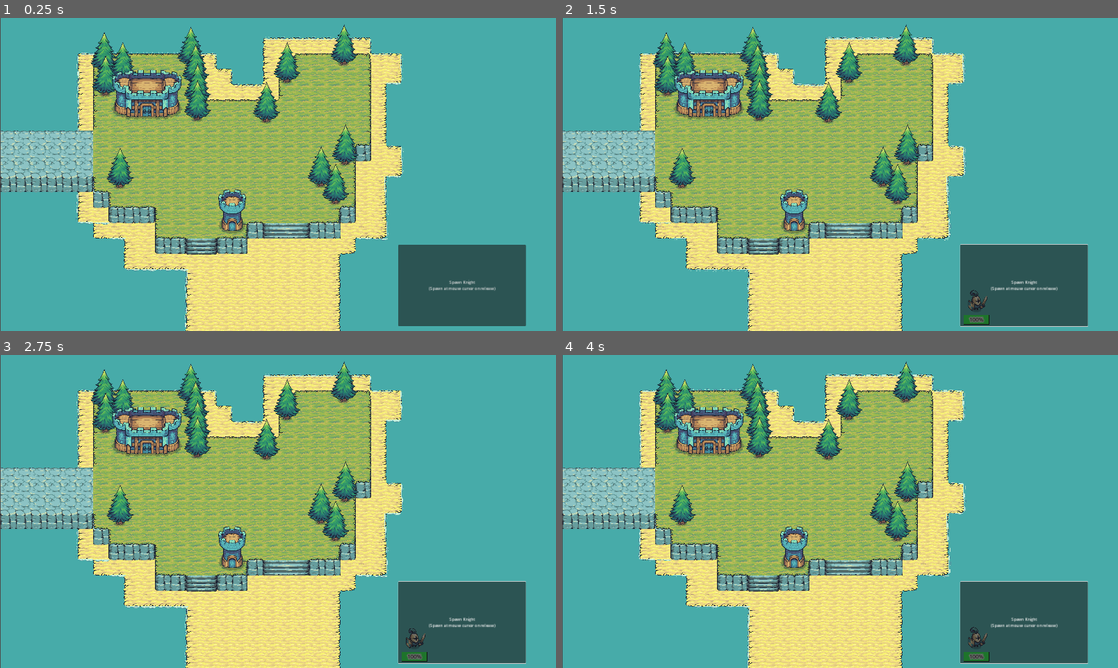
Above: before the commit, frames 1-4 (two rows, left to right).
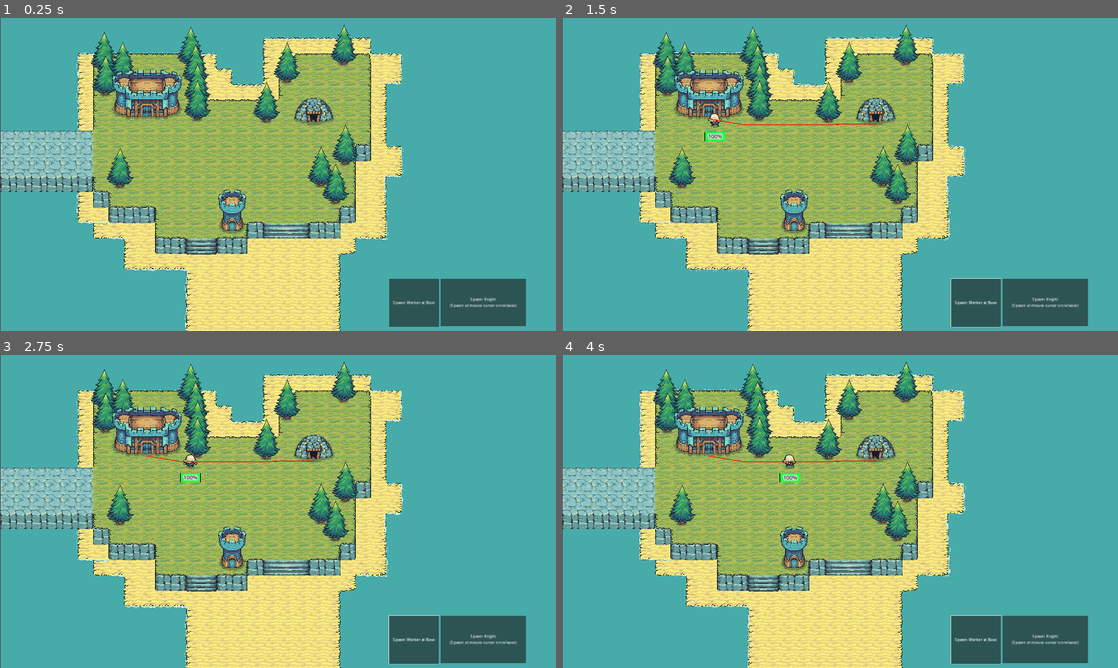
Above: after the commit, the same moments.

Repository: fghwer/Tinyswords
Game: Godot game, scene res://nav_goblin_testscene.tscn
Two runs of this game, one before a commit and one after it. Both use one fixed random seed, a clock stepped at 60 frames per second and the inputs below. This scene is started directly instead of the project's main scene.
Inputs (mouse positions are in pixels of both pictures, inside the frame that each line leads up to):
- Up to frame 1 (0.25 s): no input
- Up to frame 2 (1.5 s): click (973, 302) at 0.5 s, where only the run after the commit has a clickable "Spawn Worker at Base"; move the mouse to (962, 158) at 1.27 s; hold Right (ui_right) from 1.28 s (still down)
- Up to frame 3 (2.75 s): move the mouse to (166, 527) at 2.02 s; release Right (ui_right) at 2.03 s; hold Left (ui_left) from 2.03 s (still down)
- Up to frame 4 (4 s): move the mouse to (895, 442) at 2.77 s; release Left (ui_left) at 2.78 s; hold Right (ui_right) from 2.78 s (still down); move the mouse to (812, 574) at 3.52 s

The runs differ from the first frame. In frame 1, 3.6% of the frame differs, in the area x 52-95%, y 25-99%; in frame 2, 4.2%; in frame 3, 4.2%, in the area x 26-95%, y 25-99%; in frame 4, 4.2%.

Commit message:
destructable base + worker + goldmine

Diff:
--- a/base_castle.tscn
+++ b/base_castle.tscn
@@ -192,9 +192,8 @@
 color_initial_ramp = SubResource("GradientTexture1D_8sgm8")
 
 [node name="BaseCastle" type="StaticBody2D"]
-z_index = 5
 position = Vector2(590, 298)
-collision_layer = 3
+collision_layer = 11
 collision_mask = 0
 script = ExtResource("1_hcekx")
 
--- /dev/null
+++ b/gold_mine.gd
@@ -0,0 +1,28 @@
+extends StaticBody2D
+
+var active_trigger = false
+
+# Called when the node enters the scene tree for the first time.
+func _ready():
+	pass # Replace with function body.
+
+
+# Called every frame. 'delta' is the elapsed time since the previous frame.
+func _process(delta):
+	if active_trigger == true:
+		$MineSprite.animation = "active"
+
+	elif active_trigger == false:
+		$MineSprite.animation = "inactive"
+
+
+
+
+func _on_active_area_body_entered(body):
+	active_trigger = true
+
+
+
+
+func _on_active_area_body_exited(body):
+	active_trigger = false
--- /dev/null
+++ b/gold_mine.tscn
@@ -0,0 +1,76 @@
+[gd_scene load_steps=11 format=3 uid="uid://dpi3jmc1unbuh"]
+
+[ext_resource type="Texture2D" uid="uid://78kvt8v71osa" path="res://Tiny Swords (Update 010)/Resources/Gold Mine/GoldMine_Active.png" id="1_4ydae"]
+[ext_resource type="Script" path="res://gold_mine.gd" id="1_06tq7"]
+[ext_resource type="Texture2D" uid="uid://bdr5d0ly30gv8" path="res://Tiny Swords (Update 010)/Resources/Gold Mine/GoldMine_Destroyed.png" id="2_77lu6"]
+[ext_resource type="Texture2D" uid="uid://d2ywyccqibmqn" path="res://Tiny Swords (Update 010)/Resources/Gold Mine/GoldMine_Inactive.png" id="3_rrr2x"]
+
+[sub_resource type="AtlasTexture" id="AtlasTexture_5i64r"]
+atlas = ExtResource("1_4ydae")
+region = Rect2(0, 0, 192, 128)
+
+[sub_resource type="AtlasTexture" id="AtlasTexture_lwily"]
+atlas = ExtResource("2_77lu6")
+region = Rect2(0, 0, 192, 128)
+
+[sub_resource type="AtlasTexture" id="AtlasTexture_nhpwj"]
+atlas = ExtResource("3_rrr2x")
+region = Rect2(0, 0, 192, 128)
+
+[sub_resource type="SpriteFrames" id="SpriteFrames_wwatk"]
+animations = [{
+"frames": [{
+"duration": 1.0,
+"texture": SubResource("AtlasTexture_5i64r")
+}],
+"loop": true,
+"name": &"active",
+"speed": 5.0
+}, {
+"frames": [{
+"duration": 1.0,
+"texture": SubResource("AtlasTexture_lwily")
+}],
+"loop": true,
+"name": &"destroy",
+"speed": 5.0
+}, {
+"frames": [{
+"duration": 1.0,
+"texture": SubResource("AtlasTexture_nhpwj")
+}],
+"loop": true,
+"name": &"inactive",
+"speed": 5.0
+}]
+
+[sub_resource type="CapsuleShape2D" id="CapsuleShape2D_3sc25"]
+radius = 17.0
+height = 134.0
+
+[sub_resource type="CircleShape2D" id="CircleShape2D_bnxh8"]
+radius = 125.004
+
+[node name="GoldMine" type="StaticBody2D"]
+collision_layer = 11
+collision_mask = 0
+script = ExtResource("1_06tq7")
+
+[node name="MineSprite" type="AnimatedSprite2D" parent="."]
+sprite_frames = SubResource("SpriteFrames_wwatk")
+animation = &"active"
+
+[node name="CollisionShape2D" type="CollisionShape2D" parent="."]
+position = Vector2(0, 20)
+rotation = 1.5708
+shape = SubResource("CapsuleShape2D_3sc25")
+
+[node name="ActiveArea" type="Area2D" parent="."]
+collision_layer = 0
+collision_mask = 16
+
+[node name="CollisionShape2D" type="CollisionShape2D" parent="ActiveArea"]
+shape = SubResource("CircleShape2D_bnxh8")
+
+[connection signal="body_entered" from="ActiveArea" to="." method="_on_active_area_body_entered"]
+[connection signal="body_exited" from="ActiveArea" to="." method="_on_active_area_body_exited"]
--- a/knight_nav.tscn
+++ b/knight_nav.tscn
@@ -368,8 +368,8 @@
 }]
 
 [sub_resource type="CapsuleShape2D" id="CapsuleShape2D_gwbp4"]
-radius = 22.0
-height = 44.0
+radius = 17.0
+height = 34.0
 
 [sub_resource type="StyleBoxFlat" id="StyleBoxFlat_0uqc2"]
 bg_color = Color(0.447059, 0.447059, 0.447059, 0.945098)
--- a/nav_goblin_testscene.gd
+++ b/nav_goblin_testscene.gd
@@ -1,6 +1,8 @@
 extends Node
 @export var mob_scene: PackedScene
 @export var knight_scene : PackedScene
+@export var worker_scene : PackedScene
+#@onready var navigation_agent: NavigationAgent2D = get_node("mob_scene/NavigationAgent2D")
 #@export var knight_scene : PackedScene
 var startpos_knight = Vector2.ZERO
 
@@ -11,6 +13,7 @@
 	#player.speed = 1
 	#add_child(player)
 	#$navigation_goblin.set_movement_target($Marker2D.position)
+	#navigation_agent.set_target_position(Vector2(608,296))
 	$MobTimer.start()
 
 	#$knight_nav.startpos = $KnightSpawnLocation.position
@@ -20,6 +23,7 @@
 
 # Called every frame. 'delta' is the elapsed time since the previous frame.
 func _process(_delta):
+	#print($BaseCastle.position)
 	#print($knight_nav.distance_startpoint($KnightSpawnLocation.position))
 	#print($MobTimer.time_left)
 	#print($knight_nav.life)
@@ -31,8 +35,9 @@
 	# Create a new instance of the Mob scene.
 	var mob = mob_scene.instantiate()
 	var spawnpath = randi_range(0,100)
-	print(spawnpath)
+	#print(spawnpath)
 	#var mob_spawn_location = 0
+	mob.init_target_position($BaseCastle.position)
 	if spawnpath < 50:
 		# Choose a random location on Path2D.
 		var mob_spawn_location = get_node("MobPath/MobSpawnLocation")
@@ -54,3 +59,19 @@
 	knight.position = knight_spawn_location
 	knight.startpos = knight_spawn_location
 	add_child(knight)
+
+
+func _on_spawn_worker_button_pressed():
+	var worker = worker_scene.instantiate()
+	var worker_spawn_location = Vector2.ZERO
+	worker_spawn_location = $BaseCastle.position
+	worker_spawn_location.y += 120
+	var target_pos = Vector2.ZERO
+	target_pos = $GoldMine.position
+	target_pos.y += 50
+	worker.position = worker_spawn_location
+	worker.startpos = worker_spawn_location
+	worker.minepos = target_pos
+	worker.worker_3rd_pos = $Worker_3rd_pos.position
+	worker.init_target_position(target_pos)
+	add_child(worker)
--- a/nav_goblin_testscene.tscn
+++ b/nav_goblin_testscene.tscn
@@ -1,16 +1,18 @@
-[gd_scene load_steps=10 format=3 uid="uid://dui7577q0pfbf"]
+[gd_scene load_steps=13 format=3 uid="uid://dui7577q0pfbf"]
 
 [ext_resource type="PackedScene" uid="uid://dnwuogk3qx34q" path="res://navigation_goblin.tscn" id="1_m6uql"]
 [ext_resource type="Script" path="res://nav_goblin_testscene.gd" id="1_yuckl"]
 [ext_resource type="PackedScene" uid="uid://bwi2cip47a6yq" path="res://TilemapCollection.tscn" id="4_f0qxx"]
+[ext_resource type="PackedScene" uid="uid://dsjwy0ogftvi" path="res://worker.tscn" id="4_qsf12"]
 [ext_resource type="PackedScene" uid="uid://q2lhnl4x8bgr" path="res://foam_animation_parent.tscn" id="5_b4kd8"]
 [ext_resource type="PackedScene" uid="uid://gkjo8nl0byar" path="res://knight_nav.tscn" id="6_pg1o4"]
 [ext_resource type="PackedScene" uid="uid://wdhhntdxisic" path="res://base_castle.tscn" id="6_t6skt"]
+[ext_resource type="PackedScene" uid="uid://dpi3jmc1unbuh" path="res://gold_mine.tscn" id="8_0gjid"]
 
 [sub_resource type="NavigationPolygon" id="NavigationPolygon_mubjo"]
-vertices = PackedVector2Array(1663, 450, 1724, 101, 1733, 93, 1617, 967, 1596, 958, 1390, 987, 1241, 918, 1662, 396, 9, 34, 15, 46, -1, 717, -10, 724, 9, 480, 6, 663, 1422, 444, 1067, 444, 1252, 632, 1108, 924, 1106, 843, 764, 1320, 785, 909, 837, 911, 852, 983, 548, 165, 714, 156, 741, 444, 546, 277, 377, 591, 371, 524, 562, 632, 1393, 1293, 762, 1336, 1034, 989, 292, 484, 857, 840)
-polygons = Array[PackedInt32Array]([PackedInt32Array(0, 1, 2, 3, 4), PackedInt32Array(4, 3, 5, 6), PackedInt32Array(7, 1, 0), PackedInt32Array(8, 2, 1, 9), PackedInt32Array(10, 11, 8, 9, 12, 13), PackedInt32Array(7, 0, 14), PackedInt32Array(15, 7, 14), PackedInt32Array(15, 14, 16), PackedInt32Array(6, 17, 18, 16), PackedInt32Array(19, 20, 21, 22), PackedInt32Array(23, 24, 25, 26), PackedInt32Array(27, 28, 26, 25, 29), PackedInt32Array(17, 6, 5, 30, 31, 32), PackedInt32Array(22, 32, 31, 19), PackedInt32Array(19, 31, 11, 10), PackedInt32Array(27, 13, 12, 33, 28), PackedInt32Array(20, 29, 25, 15, 34), PackedInt32Array(15, 16, 18, 34), PackedInt32Array(20, 34, 21)])
-outlines = Array[PackedVector2Array]([PackedVector2Array(762 …(244 unchanged characters)… Array(1241, 918, 1252, 632, 1422, 444, 1663, 450, 1596, 958), PackedVector2Array(1662, 396, 1067, 444, 741, 444, 714, 156, 548, 165, 546, 277, 371, 524, 292, 484, 9, 480, 15, 46, 1724, 101)])
+vertices = PackedVector2Array(1711, 126, 1724, 101, 1733, 93, 1617, 967, 1596, 958, 1515, 252, 1524, 273, 1390, 987, 1241, 918, 9, 34, 15, 46, -1, 717, -10, 724, 9, 480, 6, 663, 1252, 632, 1108, 924, 1106, 843, 1133, 441, 764, 1320, 785, 909, 837, 911, 852, 983, 548, 165, 714, 156, 741, 444, 546, 277, 377, 591, 371, 524, 562, 632, 1393, 1293, 762, 1336, 1034, 989, 292, 484, 1245, 243, 1517, 441, 1422, 444, 857, 840)
+polygons = Array[PackedInt32Array]([PackedInt32Array(0, 1, 2, 3, 4), PackedInt32Array(5, 1, 0, 6), PackedInt32Array(4, 3, 7, 8), PackedInt32Array(9, 2, 1, 10), PackedInt32Array(11, 12, 9, 10, 13, 14), PackedInt32Array(15, 8, 16, 17, 18), PackedInt32Array(19, 20, 21, 22), PackedInt32Array(23, 24, 25, 26), PackedInt32Array(27, 28, 26, 25, 29), PackedInt32Array(16, 8, 7, 30, 31, 32), PackedInt32Array(22, 32, 31, 19), PackedInt32Array(19, 31, 12, 11), PackedInt32Array(27, 14, 13, 33, 28), PackedInt32Array(34, 5, 6, 35, 36, 18), PackedInt32Array(20, 29, 25, 18, 37), PackedInt32Array(37, 21, 20), PackedInt32Array(17, 37, 18), PackedInt32Array(36, 15, 18)])
+outlines = Array[PackedVector2Array]([PackedVector2Array(762 …(244 unchanged characters)… Array(1241, 918, 1252, 632, 1422, 444, 1517, 441, 1524, 273, 1711, 126, 1596, 958), PackedVector2Array(1515, 252, 1245, 243, 1133, 441, 741, 444, 714, 156, 548, 165, 546, 277, 371, 524, 292, 484, 9, 480, 15, 46, 1724, 101)])
 
 [sub_resource type="Curve2D" id="Curve2D_ft104"]
 _data = {
@@ -24,10 +26,13 @@
 }
 point_count = 5
 
+[sub_resource type="CircleShape2D" id="CircleShape2D_gakqr"]
+
 [node name="Level_nav" type="Node"]
 script = ExtResource("1_yuckl")
 mob_scene = ExtResource("1_m6uql")
 knight_scene = ExtResource("6_pg1o4")
+worker_scene = ExtResource("4_qsf12")
 
 [node name="NavigationRegion2D" type="NavigationRegion2D" parent="."]
 position = Vector2(9, -2)
@@ -49,8 +54,8 @@
 
 [node name="SpawnKnightButton" type="Button" parent="."]
 z_index = 6
-offset_left = 1651.0
-offset_top = 939.0
+offset_left = 1825.0
+offset_top = 1079.0
 offset_right = 2179.0
 offset_bottom = 1276.0
 mouse_default_cursor_shape = 3
@@ -68,5 +73,26 @@
 [node name="BaseCastle" parent="." instance=ExtResource("6_t6skt")]
 position = Vector2(609, 298)
 
+[node name="SpawnWorkerButton" type="Button" parent="."]
+offset_left = 1612.0
+offset_top = 1079.0
+offset_right = 1819.0
+offset_bottom = 1278.0
+text = "Spawn Worker at Base"
+
+[node name="GoldMine" parent="." instance=ExtResource("8_0gjid")]
+position = Vector2(1300, 390)
+
+[node name="Worker_3rd_pos" type="StaticBody2D" parent="."]
+position = Vector2(975, 500)
+collision_layer = 8
+collision_mask = 0
+
+[node name="CollisionShape2D" type="CollisionShape2D" parent="Worker_3rd_pos"]
+shape = SubResource("CircleShape2D_gakqr")
+
+[node name="Marker" type="Marker2D" parent="Worker_3rd_pos"]
+
 [connection signal="timeout" from="MobTimer" to="." method="_on_mob_timer_timeout"]
 [connection signal="button_up" from="SpawnKnightButton" to="." method="_on_spawn_knight_button_button_up"]
+[connection signal="pressed" from="SpawnWorkerButton" to="." method="_on_spawn_worker_button_pressed"]
--- a/navigation_goblin.gd
+++ b/navigation_goblin.gd
@@ -17,7 +17,7 @@
 func _ready():
 	screen_size = get_viewport_rect().size
 	$HPbar.set_value_no_signal(100)
-	navigation_agent.set_target_position(Vector2(608,296))
+	#navigation_agent.set_target_position(Vector2(608,296))
 	#BloodParticle.get_process_material().direction = Vector3(0,1,0)
 	#print(BloodParticle.get_process_material().direction)
 
@@ -27,7 +27,7 @@
 	#print(player)
 
 	if player_attack and player != null:
-		print(player.name == "BaseCastle")
+		#print(player.name == "BaseCastle")
 		#var frame_alt = 0
 		#var frame_neu = 0
 		#print("attack")
@@ -124,6 +124,9 @@
 func init_bloodparticles(direction : Vector3):
 	BloodParticle.get_process_material().direction = direction
 
+func init_target_position(navigation_target_pos : Vector2):
+	$NavigationAgent2D.set_target_position(navigation_target_pos)
+
 func _on_detection_area_body_entered(body):
 	player = body
 	player_chase = true
--- a/navigation_goblin.tscn
+++ b/navigation_goblin.tscn
@@ -251,7 +251,7 @@
 }]
 
 [sub_resource type="RectangleShape2D" id="RectangleShape2D_4861o"]
-size = Vector2(64, 64)
+size = Vector2(38, 20)
 
 [sub_resource type="CircleShape2D" id="CircleShape2D_q8ikk"]
 radius = 160.078
@@ -287,10 +287,13 @@
 animation = &"attack"
 
 [node name="CollisionShape2D" type="CollisionShape2D" parent="."]
+position = Vector2(-2, 22)
 shape = SubResource("RectangleShape2D_4861o")
 
 [node name="NavigationAgent2D" type="NavigationAgent2D" parent="."]
 path_max_distance = 50.0
+avoidance_enabled = true
+radius = 50.0
 
 [node name="detection_area" type="Area2D" parent="."]
 collision_layer = 0
--- /dev/null
+++ b/worker.gd
@@ -0,0 +1,89 @@
+extends CharacterBody2D
+
+@export var speed = 125 # How fast the player will move (pixels/sec).
+@export var maxlife = 1000.
+@onready var navigation_agent: NavigationAgent2D = get_node("NavigationAgent2D")
+@onready var BloodParticle: GPUParticles2D = get_node("ParticleInterface/BloodParticle")
+#@onready var navigation_agent: NavigationAgent2D = get_node("NavigationAgent2D")
+#@onready var BloodParticle: GPUParticles2D = get_node("ParticleInterface/BloodParticle")
+var life = maxlife
+var startpos = Vector2.ZERO
+var minepos = Vector2.ZERO
+var worker_3rd_pos = Vector2.ZERO
+#var Base_pos = Vector2.ZERO
+#var screen_size # Size of the game window.
+#var i_nav=0
+#var player_chase = false
+#var player_attack = false
+var interact_trigger = false
+var interact_stand_trigger = false
+var player = null
+var frame_alt = 0
+var frame_neu = 0
+
+
+
+func _physics_process(delta):
+
+	$HPbar.set_value_no_signal(life*100/maxlife)
+
+	if interact_trigger and player != null:
+		if interact_stand_trigger:
+			velocity = Vector2.ZERO
+			interact_stand_trigger = false
+		if player.name == "BaseCastle":
+			$AnimatedSprite2D.animation = "idle"
+		elif player.name == "GoldMine":
+			$AnimatedSprite2D.animation = "mine"
+		elif player.name == "Worker_3rd_pos":
+			player = null
+			interact_trigger = false
+			#print($BaseCastle.position)
+			init_target_position(startpos)
+		if $AnimatedSprite2D.animation == "mine" and $AnimatedSprite2D.frame == 5:
+			player = null
+			interact_trigger = false
+			#print($BaseCastle.position)
+			init_target_position(worker_3rd_pos)
+		elif $AnimatedSprite2D.animation == "idle" and $AnimatedSprite2D.frame == 5:
+			player = null
+			interact_trigger = false
+			init_target_position(minepos)
+	else:
+
+		if navigation_agent.is_navigation_finished():
+				return
+		else:
+			#if i_nav == 0:
+			#var target_position: Vector2 = navigation_agent.target_position
+			var next_path_position: Vector2 = navigation_agent.get_next_path_position()
+			var current_agent_position: Vector2 = navigation_agent.get_parent().position
+			#next_path_position -= current_agent_position
+			var new_velocity: Vector2 = (next_path_position - current_agent_position).normalized() * speed
+			velocity = new_velocity
+			#print(target_position, current_agent_position, next_path_position)
+		if velocity == Vector2.ZERO:
+			$AnimatedSprite2D.animation = "idle"
+			$AnimatedSprite2D.flip_h = false
+		elif velocity.x > 0:
+			$AnimatedSprite2D.animation = "walk"
+			$AnimatedSprite2D.flip_h = false
+		elif velocity.x < 0:
+			$AnimatedSprite2D.animation = "walk"
+			$AnimatedSprite2D.flip_h = true
+		$AnimatedSprite2D.play()
+
+	move_and_slide()
+
+func init_target_position(navigation_target_pos : Vector2):
+	$NavigationAgent2D.set_target_position(navigation_target_pos)
+
+func init_bloodparticles(direction : Vector3):
+	BloodParticle.get_process_material().direction = direction
+
+
+func _on_interact_area_body_entered(body):
+	#print("test")
+	player = body
+	interact_trigger = true
+	interact_stand_trigger = true
--- /dev/null
+++ b/worker.tscn
@@ -0,0 +1,345 @@
+[gd_scene load_steps=42 format=3 uid="uid://dsjwy0ogftvi"]
+
+[ext_resource type="Script" path="res://worker.gd" id="1_mqxia"]
+[ext_resource type="Texture2D" uid="uid://djfuynpteq848" path="res://Tiny Swords (Update 010)/Factions/Knights/Troops/Pawn/Blue/Pawn_Blue.png" id="1_rpphm"]
+
+[sub_resource type="AtlasTexture" id="AtlasTexture_p1vhe"]
+atlas = ExtResource("1_rpphm")
+region = Rect2(0, 576, 192, 192)
+
+[sub_resource type="AtlasTexture" id="AtlasTexture_dmllu"]
+atlas = ExtResource("1_rpphm")
+region = Rect2(192, 576, 192, 192)
+
+[sub_resource type="AtlasTexture" id="AtlasTexture_ff5jc"]
+atlas = ExtResource("1_rpphm")
+region = Rect2(384, 576, 192, 192)
+
+[sub_resource type="AtlasTexture" id="AtlasTexture_3beps"]
+atlas = ExtResource("1_rpphm")
+region = Rect2(576, 576, 192, 192)
+
+[sub_resource type="AtlasTexture" id="AtlasTexture_1lvy1"]
+atlas = ExtResource("1_rpphm")
+region = Rect2(768, 576, 192, 192)
+
+[sub_resource type="AtlasTexture" id="AtlasTexture_pnsdw"]
+atlas = ExtResource("1_rpphm")
+region = Rect2(960, 576, 192, 192)
+
+[sub_resource type="AtlasTexture" id="AtlasTexture_12cwi"]
+atlas = ExtResource("1_rpphm")
+region = Rect2(0, 960, 192, 192)
+
+[sub_resource type="AtlasTexture" id="AtlasTexture_oiqri"]
+atlas = ExtResource("1_rpphm")
+region = Rect2(192, 960, 192, 192)
+
+[sub_resource type="AtlasTexture" id="AtlasTexture_65yqv"]
+atlas = ExtResource("1_rpphm")
+region = Rect2(384, 960, 192, 192)
+
+[sub_resource type="AtlasTexture" id="AtlasTexture_yxq3f"]
+atlas = ExtResource("1_rpphm")
+region = Rect2(576, 960, 192, 192)
+
+[sub_resource type="AtlasTexture" id="AtlasTexture_tcvc5"]
+atlas = ExtResource("1_rpphm")
+region = Rect2(768, 960, 192, 192)
+
+[sub_resource type="AtlasTexture" id="AtlasTexture_c45uo"]
+atlas = ExtResource("1_rpphm")
+region = Rect2(960, 960, 192, 192)
+
+[sub_resource type="AtlasTexture" id="AtlasTexture_1jj67"]
+atlas = ExtResource("1_rpphm")
+region = Rect2(0, 0, 192, 192)
+
+[sub_resource type="AtlasTexture" id="AtlasTexture_boacq"]
+atlas = ExtResource("1_rpphm")
+region = Rect2(192, 0, 192, 192)
+
+[sub_resource type="AtlasTexture" id="AtlasTexture_qn4su"]
+atlas = ExtResource("1_rpphm")
+region = Rect2(384, 0, 192, 192)
+
+[sub_resource type="AtlasTexture" id="AtlasTexture_o0uyd"]
+atlas = ExtResource("1_rpphm")
+region = Rect2(576, 0, 192, 192)
+
+[sub_resource type="AtlasTexture" id="AtlasTexture_aeld3"]
+atlas = ExtResource("1_rpphm")
+region = Rect2(768, 0, 192, 192)
+
+[sub_resource type="AtlasTexture" id="AtlasTexture_iy776"]
+atlas = ExtResource("1_rpphm")
+region = Rect2(960, 0, 192, 192)
+
+[sub_resource type="AtlasTexture" id="AtlasTexture_f5nul"]
+atlas = ExtResource("1_rpphm")
+region = Rect2(0, 384, 192, 192)
+
+[sub_resource type="AtlasTexture" id="AtlasTexture_ifr4b"]
+atlas = ExtResource("1_rpphm")
+region = Rect2(192, 384, 192, 192)
+
+[sub_resource type="AtlasTexture" id="AtlasTexture_tkjqr"]
+atlas = ExtResource("1_rpphm")
+region = Rect2(384, 384, 192, 192)
+
+[sub_resource type="AtlasTexture" id="AtlasTexture_13f86"]
+atlas = ExtResource("1_rpphm")
+region = Rect2(576, 384, 192, 192)
+
+[sub_resource type="AtlasTexture" id="AtlasTexture_hyfpm"]
+atlas = ExtResource("1_rpphm")
+region = Rect2(768, 384, 192, 192)
+
+[sub_resource type="AtlasTexture" id="AtlasTexture_n13wd"]
+atlas = ExtResource("1_rpphm")
+region = Rect2(960, 384, 192, 192)
+
+[sub_resource type="AtlasTexture" id="AtlasTexture_xjm0m"]
+atlas = ExtResource("1_rpphm")
+region = Rect2(0, 192, 192, 192)
+
+[sub_resource type="AtlasTexture" id="AtlasTexture_2p20x"]
+atlas = ExtResource("1_rpphm")
+region = Rect2(192, 192, 192, 192)
+
+[sub_resource type="AtlasTexture" id="AtlasTexture_v32ct"]
+atlas = ExtResource("1_rpphm")
+region = Rect2(384, 192, 192, 192)
+
+[sub_resource type="AtlasTexture" id="AtlasTexture_dctv7"]
+atlas = ExtResource("1_rpphm")
+region = Rect2(576, 192, 192, 192)
+
+[sub_resource type="AtlasTexture" id="AtlasTexture_jxty1"]
+atlas = ExtResource("1_rpphm")
+region = Rect2(768, 192, 192, 192)
+
+[sub_resource type="AtlasTexture" id="AtlasTexture_6ci35"]
+atlas = ExtResource("1_rpphm")
+region = Rect2(960, 192, 192, 192)
+
+[sub_resource type="SpriteFrames" id="SpriteFrames_gyh1j"]
+animations = [{
+"frames": [{
+"duration": 1.0,
+"texture": SubResource("AtlasTexture_p1vhe")
+}, {
+"duration": 1.0,
+"texture": SubResource("AtlasTexture_dmllu")
+}, {
+"duration": 1.0,
+"texture": SubResource("AtlasTexture_ff5jc")
+}, {
+"duration": 1.0,
+"texture": SubResource("AtlasTexture_3beps")
+}, {
+"duration": 1.0,
+"texture": SubResource("AtlasTexture_1lvy1")
+}, {
+"duration": 1.0,
+"texture": SubResource("AtlasTexture_pnsdw")
+}],
+"loop": true,
+"name": &"chop",
+"speed": 7.0
+}, {
+"frames": [{
+"duration": 1.0,
+"texture": SubResource("AtlasTexture_12cwi")
+}, {
+"duration": 1.0,
+"texture": SubResource("AtlasTexture_oiqri")
+}, {
+"duration": 1.0,
+"texture": SubResource("AtlasTexture_65yqv")
+}, {
+"duration": 1.0,
+"texture": SubResource("AtlasTexture_yxq3f")
+}, {
+"duration": 1.0,
+"texture": SubResource("AtlasTexture_tcvc5")
+}, {
+"duration": 1.0,
+"texture": SubResource("AtlasTexture_c45uo")
+}],
+"loop": true,
+"name": &"flee",
+"speed": 7.0
+}, {
+"frames": [{
+"duration": 1.0,
+"texture": SubResource("AtlasTexture_1jj67")
+}, {
+"duration": 1.0,
+"texture": SubResource("AtlasTexture_boacq")
+}, {
+"duration": 1.0,
+"texture": SubResource("AtlasTexture_qn4su")
+}, {
+"duration": 1.0,
+"texture": SubResource("AtlasTexture_o0uyd")
+}, {
+"duration": 1.0,
+"texture": SubResource("AtlasTexture_aeld3")
+}, {
+"duration": 1.0,
+"texture": SubResource("AtlasTexture_iy776")
+}],
+"loop": true,
+"name": &"idle",
+"speed": 7.0
+}, {
+"frames": [{
+"duration": 1.0,
+"texture": SubResource("AtlasTexture_f5nul")
+}, {
+"duration": 1.0,
+"texture": SubResource("AtlasTexture_ifr4b")
+}, {
+"duration": 1.0,
+"texture": SubResource("AtlasTexture_tkjqr")
+}, {
+"duration": 1.0,
+"texture": SubResource("AtlasTexture_13f86")
+}, {
+"duration": 1.0,
+"texture": SubResource("AtlasTexture_hyfpm")
+}, {
+"duration": 1.0,
+"texture": SubResource("AtlasTexture_n13wd")
+}],
+"loop": false,
+"name": &"mine",
+"speed": 7.0
+}, {
+"frames": [{
+"duration": 1.0,
+"texture": SubResource("AtlasTexture_xjm0m")
+}, {
+"duration": 1.0,
+"texture": SubResource("AtlasTexture_2p20x")
+}, {
+"duration": 1.0,
+"texture": SubResource("AtlasTexture_v32ct")
+}, {
+"duration": 1.0,
+"texture": SubResource("AtlasTexture_dctv7")
+}, {
+"duration": 1.0,
+"texture": SubResource("AtlasTexture_jxty1")
+}, {
+"duration": 1.0,
+"texture": SubResource("AtlasTexture_6ci35")
+}],
+"loop": true,
+"name": &"walk",
+"speed": 7.0
+}]
+
+[sub_resource type="CircleShape2D" id="CircleShape2D_0s1v4"]
+radius = 11.0
+
+[sub_resource type="StyleBoxFlat" id="StyleBoxFlat_nakbj"]
+bg_color = Color(0.447059, 0.447059, 0.447059, 0.945098)
+border_width_left = 1
+border_width_top = 1
+border_width_right = 1
+border_width_bottom = 1
+border_color = Color(0, 0, 0, 1)
+
+[sub_resource type="StyleBoxFlat" id="StyleBoxFlat_428ae"]
+bg_color = Color(0.141176, 0.992157, 0.27451, 1)
+border_width_left = 1
+border_width_top = 1
+border_width_right = 1
+border_width_bottom = 1
+border_color = Color(0, 0, 0, 1)
+
+[sub_resource type="CircleShape2D" id="CircleShape2D_pjbu5"]
+radius = 147.003
+
+[sub_resource type="CircleShape2D" id="CircleShape2D_vonl7"]
+radius = 44.0114
+
+[sub_resource type="Gradient" id="Gradient_12iyj"]
+
+[sub_resource type="GradientTexture1D" id="GradientTexture1D_21dko"]
+gradient = SubResource("Gradient_12iyj")
+
+[sub_resource type="ParticleProcessMaterial" id="ParticleProcessMaterial_bfbv2"]
+particle_flag_disable_z = true
+spread = 10.0
+gravity = Vector3(0, 0, 0)
+initial_velocity_min = 400.0
+initial_velocity_max = 600.0
+orbit_velocity_min = 0.0
+orbit_velocity_max = 0.0
+damping_min = 700.0
+damping_max = 900.0
+angle_max = 45.0
+scale_min = 2.0
+scale_max = 6.0
+color = Color(0.196078, 0.639216, 1, 1)
+color_initial_ramp = SubResource("GradientTexture1D_21dko")
+
+[node name="worker" type="CharacterBody2D"]
+position = Vector2(688, 329)
+collision_layer = 19
+script = ExtResource("1_mqxia")
+metadata/_edit_group_ = true
+
+[node name="AnimatedSprite2D" type="AnimatedSprite2D" parent="."]
+sprite_frames = SubResource("SpriteFrames_gyh1j")
+animation = &"idle"
+
+[node name="CollisionShape2D" type="CollisionShape2D" parent="."]
+position = Vector2(0, 15)
+shape = SubResource("CircleShape2D_0s1v4")
+
+[node name="HPbar" type="ProgressBar" parent="."]
+offset_left = -42.0
+offset_top = 49.0
+offset_right = 43.0
+offset_bottom = 76.0
+theme_override_colors/font_color = Color(0, 0, 0, 1)
+theme_override_colors/font_outline_color = Color(1, 1, 1, 1)
+theme_override_constants/outline_size = 12
+theme_override_font_sizes/font_size = 23
+theme_override_styles/background = SubResource("StyleBoxFlat_nakbj")
+theme_override_styles/fill = SubResource("StyleBoxFlat_428ae")
+step = 1.0
+
+[node name="NavigationAgent2D" type="NavigationAgent2D" parent="."]
+path_max_distance = 50.0
+debug_enabled = true
+
+[node name="FleeArea" type="Area2D" parent="."]
+collision_layer = 0
+collision_mask = 4
+
+[node name="CollisionShape2D" type="CollisionShape2D" parent="FleeArea"]
+shape = SubResource("CircleShape2D_pjbu5")
+
+[node name="InteractArea" type="Area2D" parent="."]
+collision_layer = 0
+collision_mask = 8
+
+[node name="CollisionShape2D" type="CollisionShape2D" parent="InteractArea"]
+shape = SubResource("CircleShape2D_vonl7")
+
+[node name="ParticleInterface" type="Node2D" parent="."]
+
+[node name="BloodParticle" type="GPUParticles2D" parent="ParticleInterface"]
+emitting = false
+amount = 20
+process_material = SubResource("ParticleProcessMaterial_bfbv2")
+lifetime = 0.4
+one_shot = true
+explosiveness = 0.9
+
+[connection signal="body_entered" from="InteractArea" to="." method="_on_interact_area_body_entered"]
